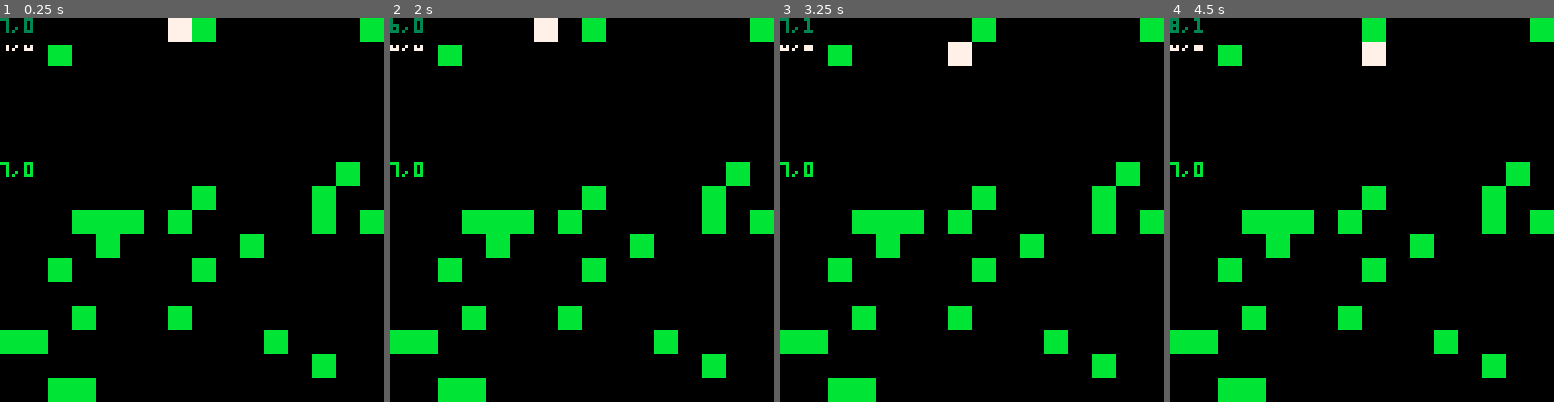
Above: before the commit, frames 1-4 (left to right).
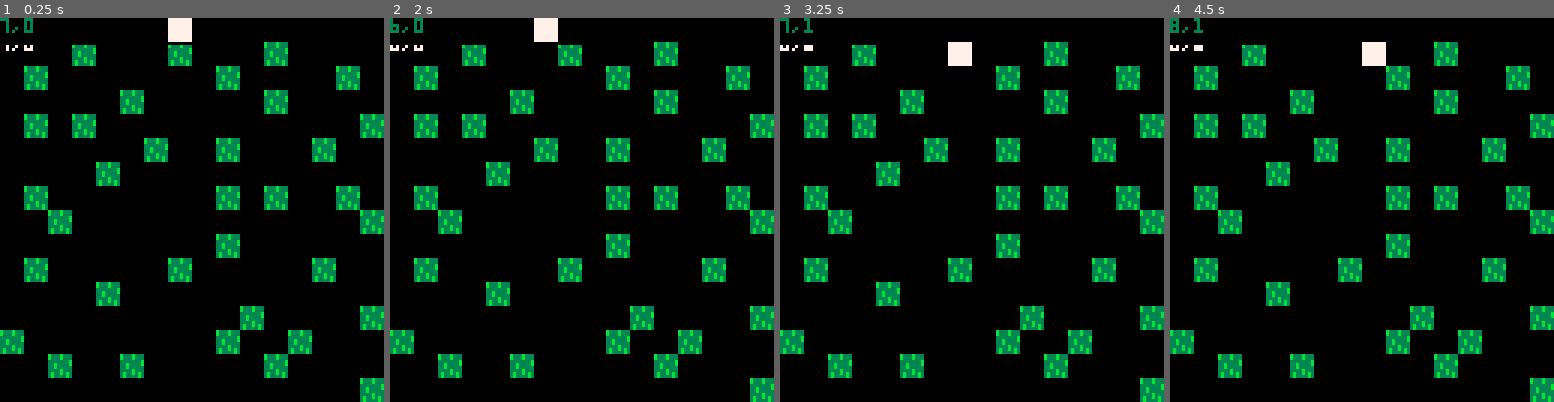
Above: after the commit, the same moments.

Repository: wstephenson/pico8-rhino
Game: PICO-8 cartridge rhino.p8
Two runs of this game, one before a commit and one after it. Both use one fixed random seed, a clock stepped at 60 frames per second and the inputs below.
Inputs:
- Up to frame 1 (0.25 s): no input
- Up to frame 2 (2 s): hold Left from 1.97 s (still down)
- Up to frame 3 (3.25 s): release Left at 2.37 s; hold Down 2.42-2.82 s; hold Right from 2.87 s (still down)
- Up to frame 4 (4.5 s): release Right at 3.53 s; hold Up 3.58-4.08 s; hold Right from 4.13 s (still down)

The runs differ from the first frame. In frame 1, 22% of the frame differs, in the area x 0-100%, y 0-100%; in frame 2, 22%; in frame 3, 22%; in frame 4, 22%.

Commit message:
Use map instead of drawing primitives to the screen

Diff:
--- a/rhino.p8
+++ b/rhino.p8
@@ -7,15 +7,8 @@
 den=0.08
 
 function _init()
-  rectfill(0, 0, 127, 127, 0)
-
-		for i=0,15 do
-  		for j=0,15 do
-    		if rnd(1) < den then
-		    		rectfill(i*8,j*8,i*8+7,j*8+7, 11)
-   		 end
-  		end
-		end
+  cls()
+  map(0,0,0,0,16,16)
 end
 
 function clamp(val,minv,maxv)
